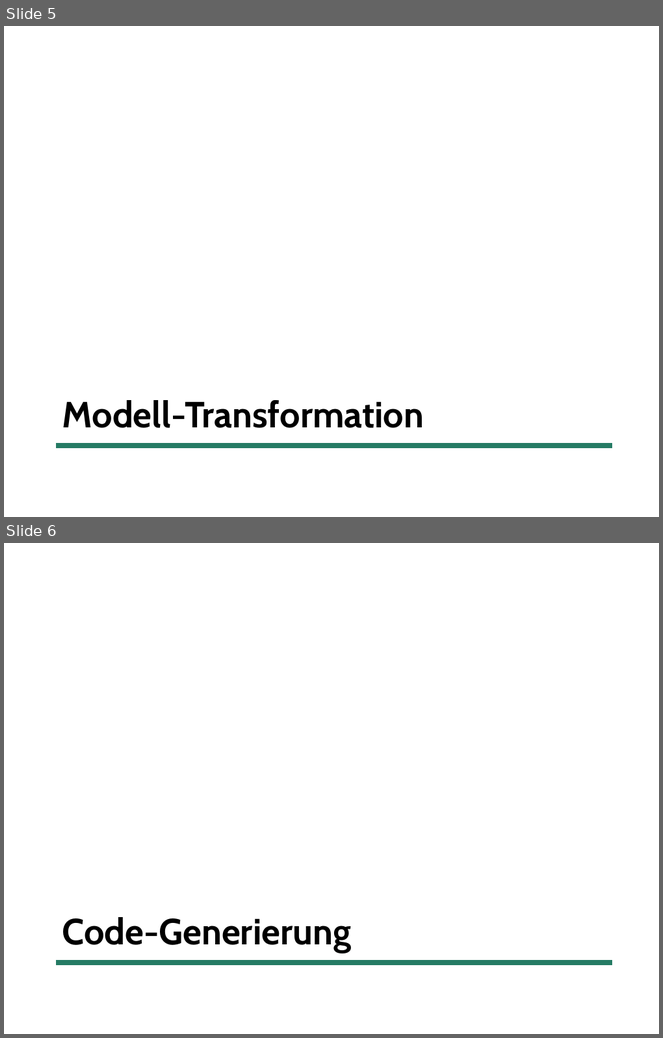
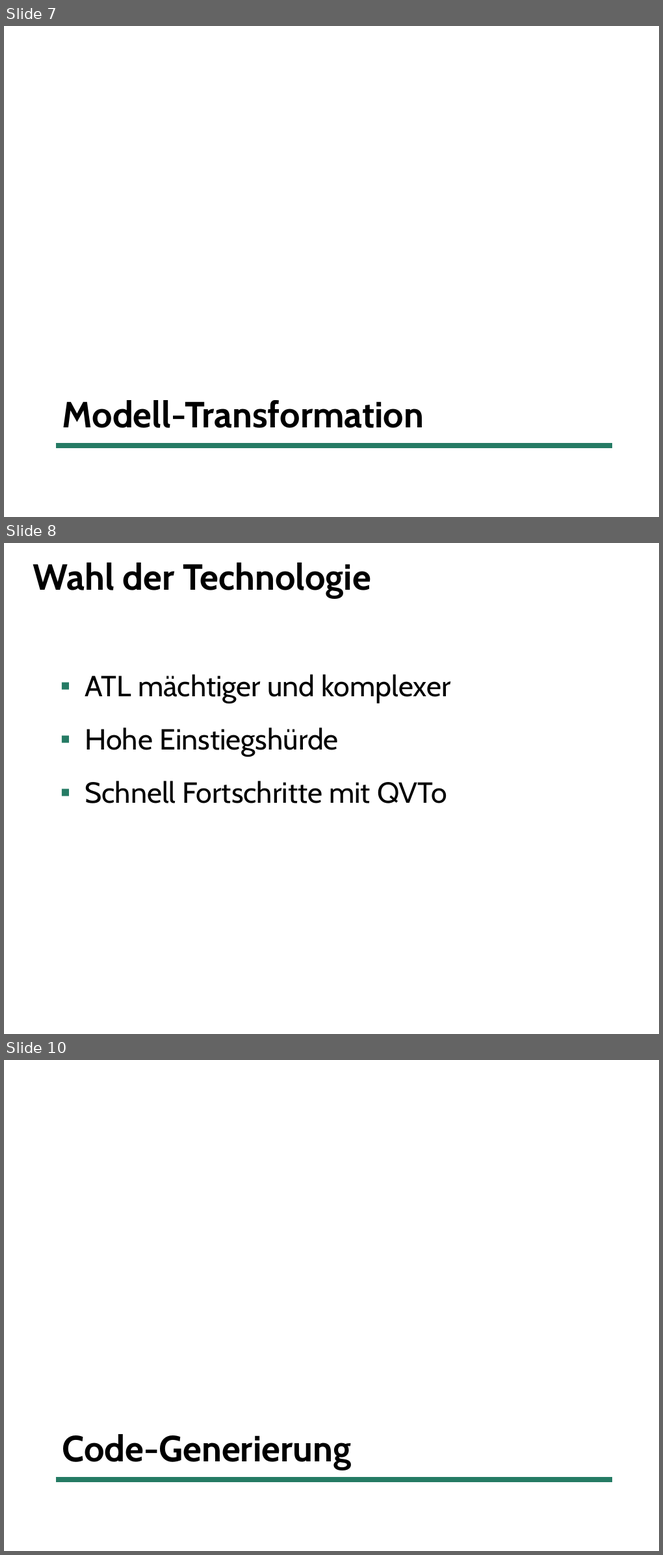
Before and after one commit to uwecl/MDSD-Praktikum, a slide deck: presentation/MDSD-Abschlusspraesentation.pptx. Shown one above the other, each under a label of ours: slides 5 and 6 before the commit, slides 7, 8 and 10 after it; the slides between them are not shown. The pictures are 663x1038 and 663x1555 pixels, drawn with LibreOffice and Linux fonts; fonts in the diff are those of the drawing. Boxes give left, top, right and bottom in pixels: in the first picture for what was removed or moved away, otherwise in the second. Text is boxed around its words. In the diff, an @@ line names an element or a change of style, - is before the commit and + after.

```diff
--- a/presentation/MDSD-Abschlusspraesentation.pptx
+++ b/presentation/MDSD-Abschlusspraesentation.pptx
@@ slide 8 added at (4,543,659,1034), background #FFFFFF @@
@@ title added at (33,563,371,598), 40 pt, text #000000, bold @@
+Wahl der Technologie
@@ text added at (85,674,451,804), 32 pt, text #000000 @@
+▪ ATL mächtiger und komplexer
+▪ Hohe Einstiegshürde
+▪ Schnell Fortschritte mit QVTo
@@ what was slide 5 is now slide 7 @@
@@ what was slide 6 is now slide 10 @@
```
Also in this commit, not shown: 2 slides changed, 3 other slides added.
